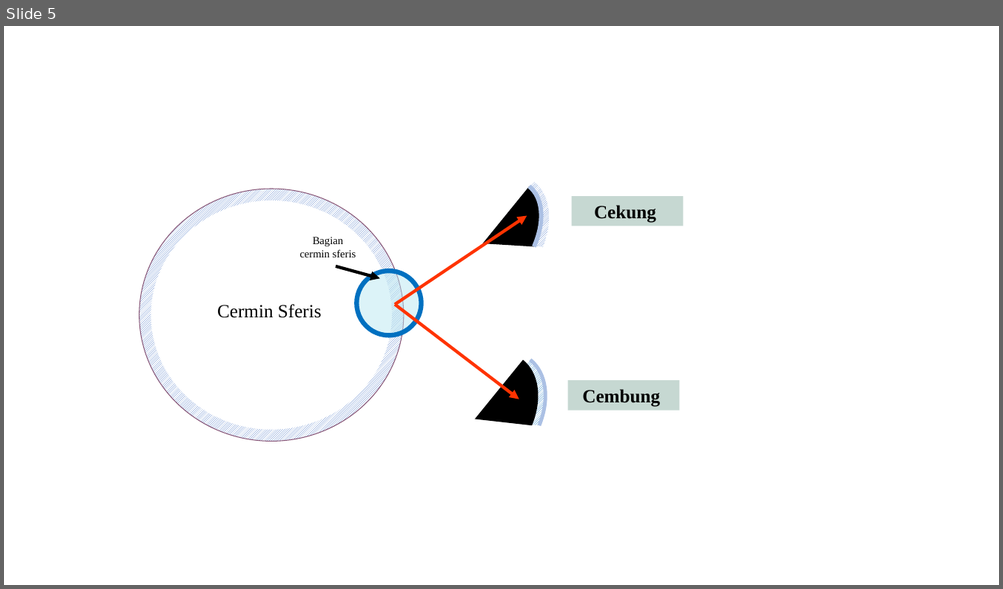
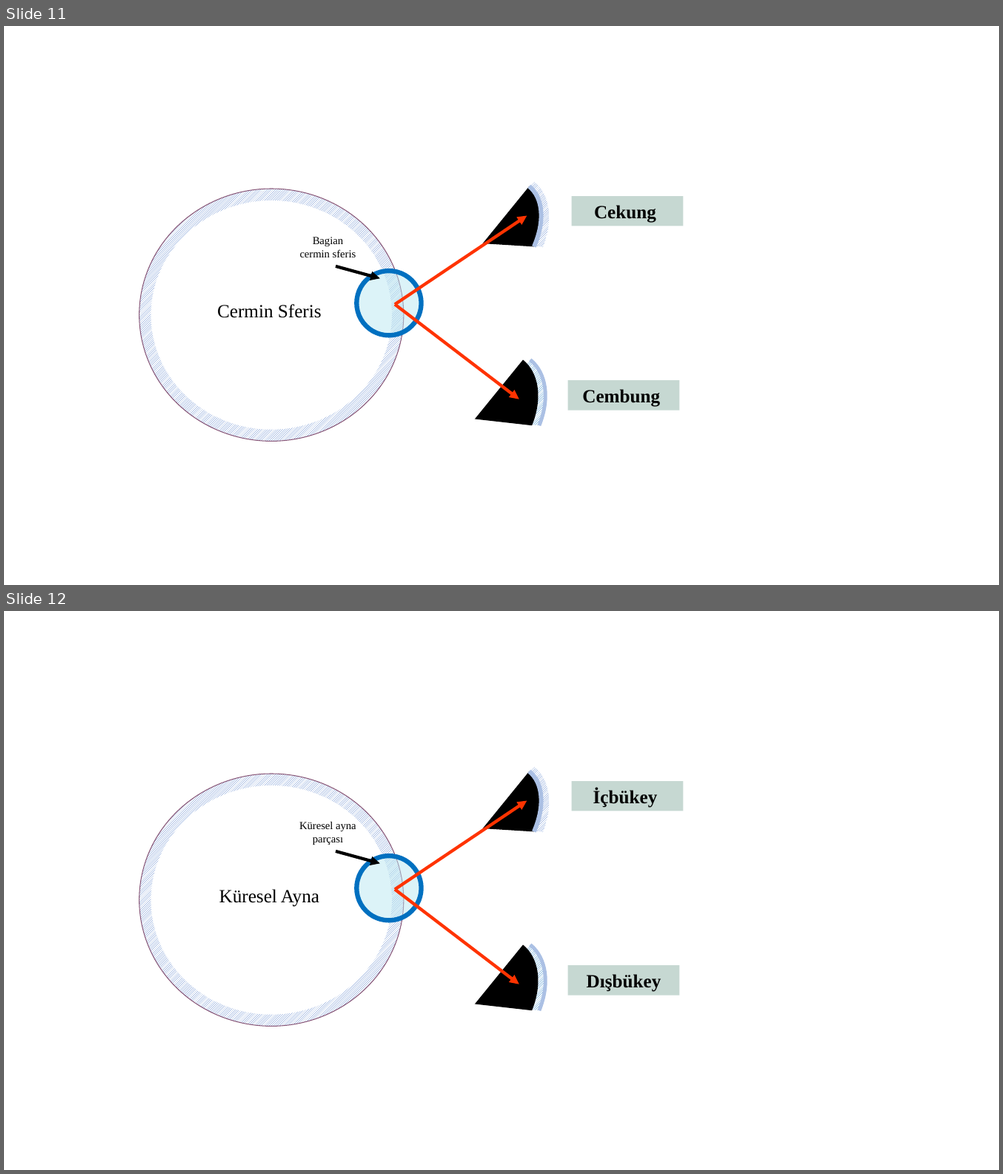
Before and after one commit to zahran1122/Sistem-Optik, a slide deck: Presentation1.pptx. Shown one above the other, each under a label of ours: slide 5 before the commit, slides 11 and 12 after it. The pictures are 1003x589 and 1003x1174 pixels, drawn with LibreOffice and Linux fonts; fonts in the diff are those of the drawing. Boxes give left, top, right and bottom in pixels: in the first picture for what was removed or moved away, otherwise in the second. Text is boxed around its words. In the diff, an @@ line names an element or a change of style, - is before the commit and + after.

```diff
--- a/Presentation1.pptx
+++ b/Presentation1.pptx
@@ slide 12 added at <box>4,611,999,1170</box>, background #FFFFFF @@
@@ group added at <box>139,755,683,1035</box>: 5 arrows, 4 freeform shapes, 3 ellipses, 2 rectangles, 2 texts @@
+Dışbükey
+İçbükey
+Küresel Ayna
+Küresel ayna parçası
@@ what was slide 5 is now slide 11 @@
```
Also in this commit, not shown: 1 slide changed, 13 other slides added, 8 other files.
